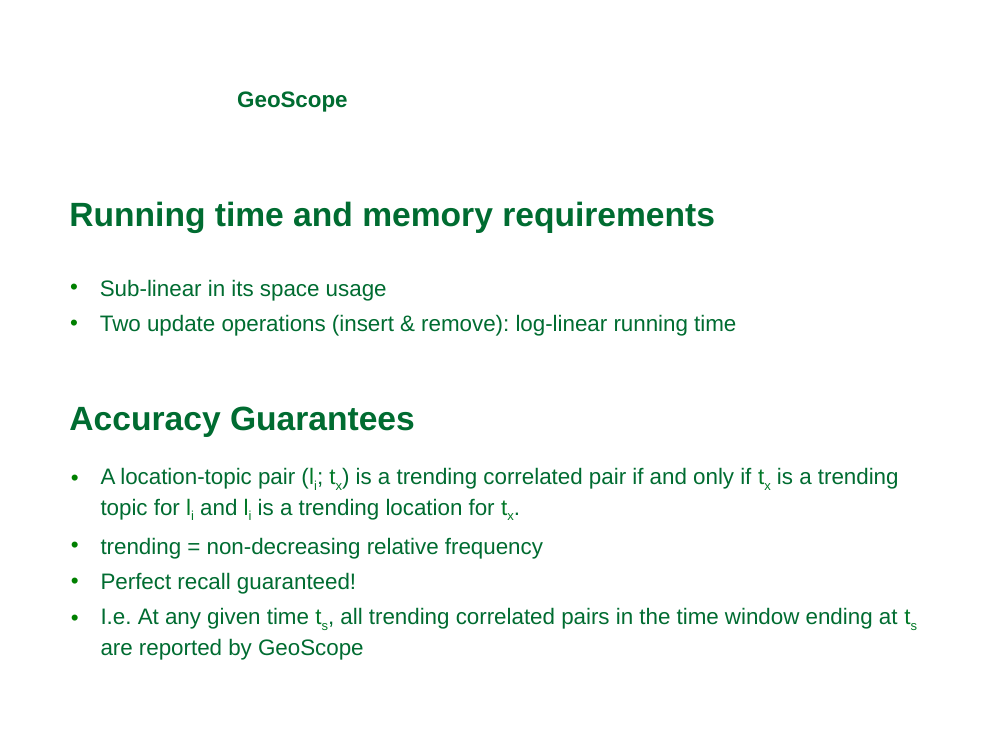
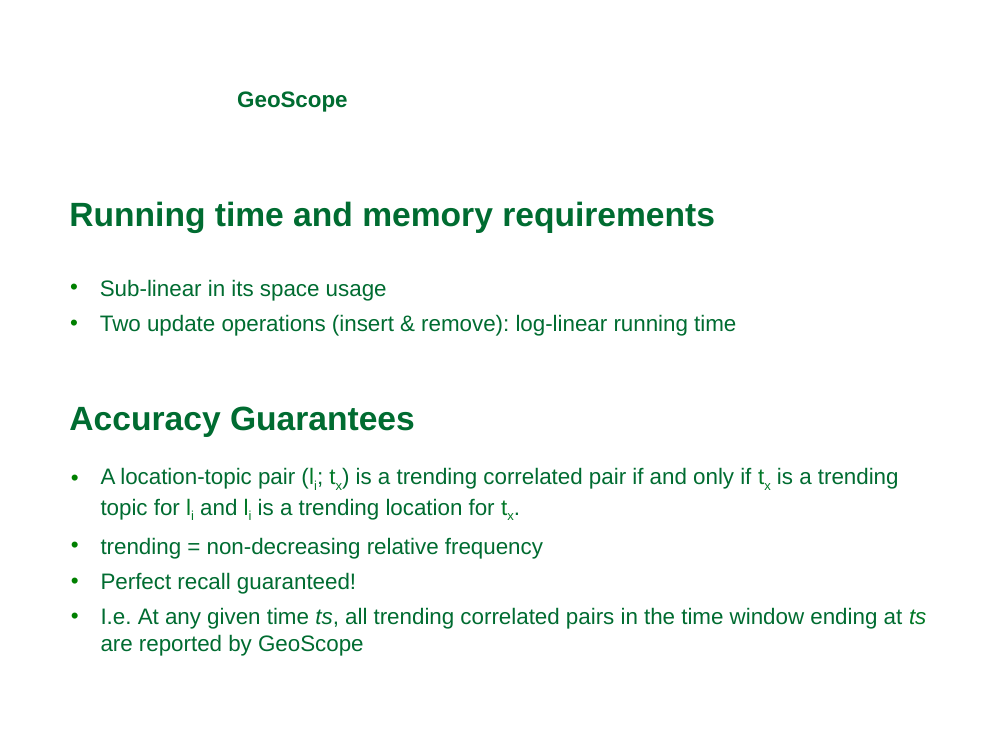
Before and after one commit to michaelprummer/datascience, a slide deck: slide 15 of GeoScope/DataScience1.ppt. Drawn at 1008x756 pixels with LibreOffice and Linux fonts; fonts in the diff are those of the drawing; background and template pictures are left out. Boxes give left, top, right and bottom in pixels: in the first picture for what was removed or moved away, otherwise in the second. Text is boxed around its words. In the diff, an @@ line names an element or a change of style, - is before the commit and + after.

Commit message:
changes on jennys part

```diff
--- a/GeoScope/DataScience1.ppt
+++ b/GeoScope/DataScience1.ppt
@@ text at bbox=[101, 607, 926, 656]: text colour #007826 to #006C31 in "ts,"; now on the baseline, italic on in "ts, ts" @@
```
